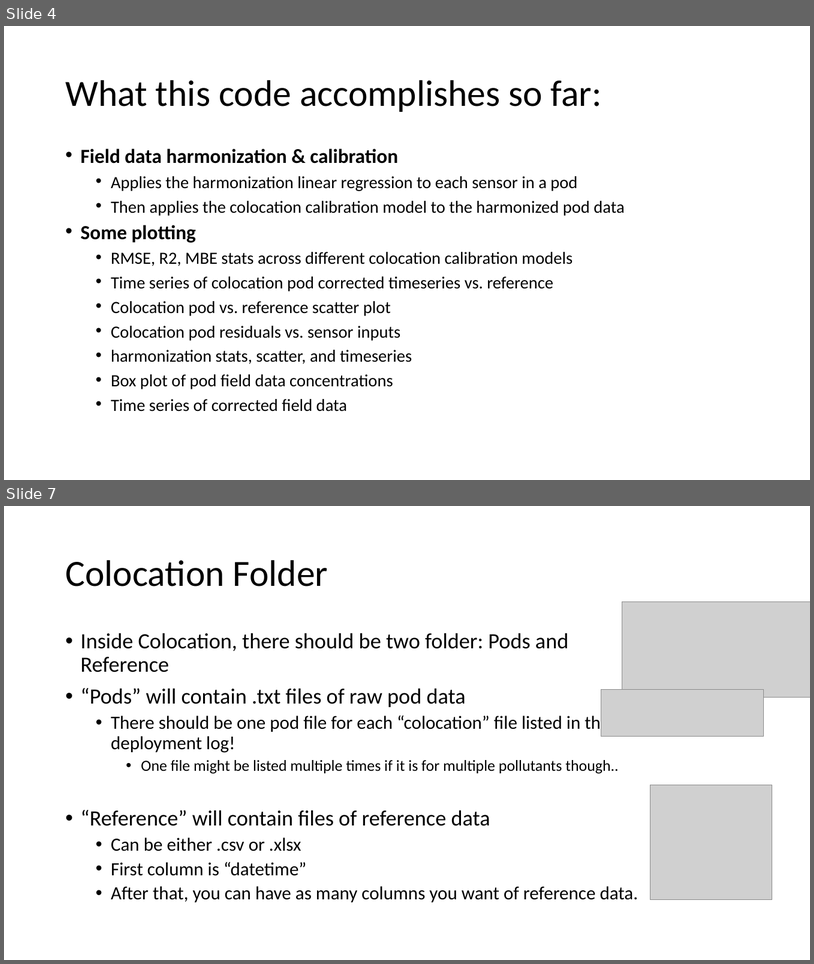
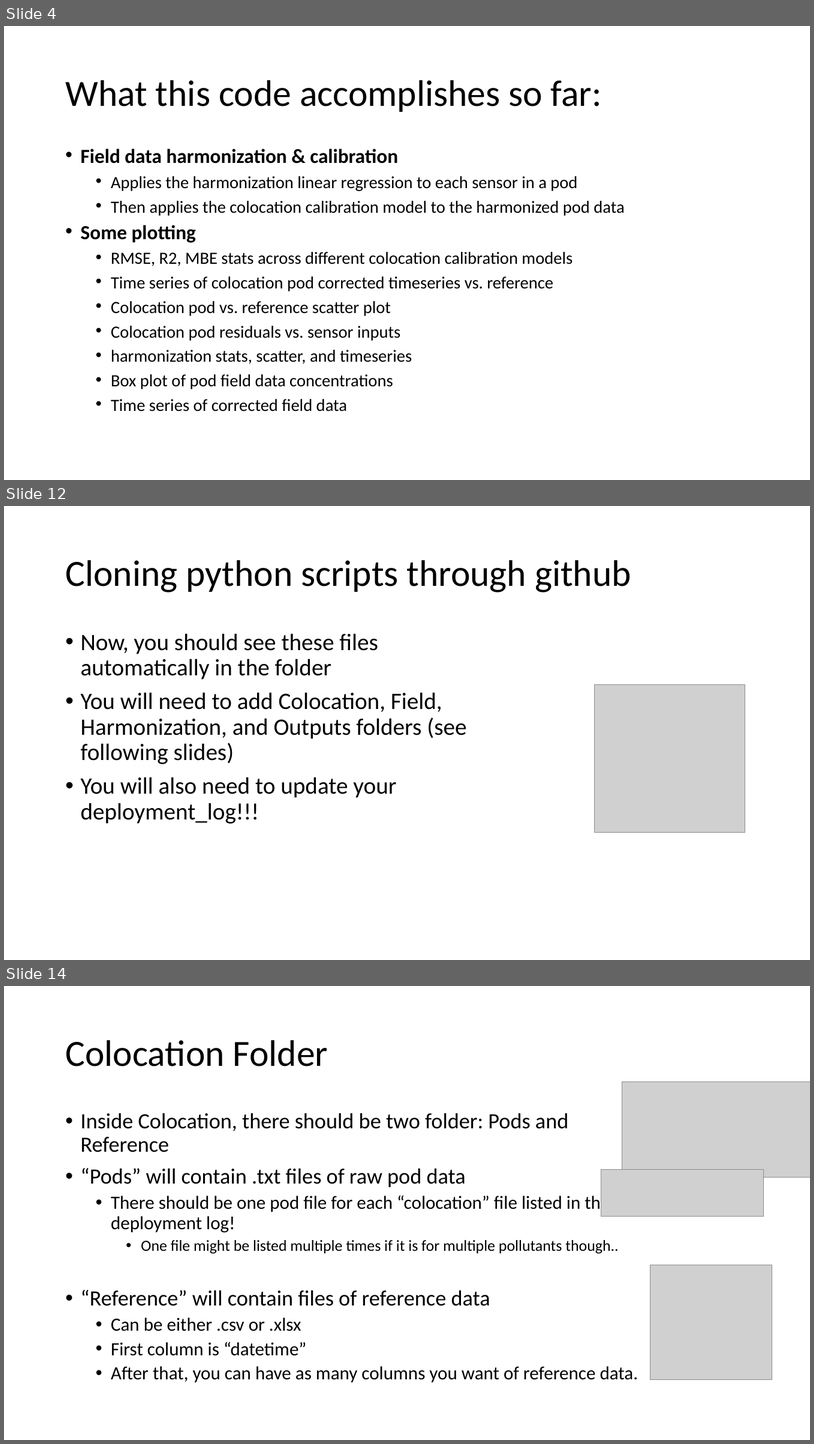
Before and after one commit to cafr1977/MPC_python, a slide deck: Python MPC.pptx. Shown one above the other, each under a label of ours: slides 4 and 7 before the commit, slides 4, 12 and 14 after it; the slides between them are not shown. The pictures are 814x964 and 814x1444 pixels, drawn with LibreOffice and Linux fonts; fonts in the diff are those of the drawing; grey boxes stand for pictures. Boxes give left, top, right and bottom in pixels: in the first picture for what was removed or moved away, otherwise in the second. Text is boxed around its words. In the diff, an @@ line names an element or a change of style, - is before the commit and + after.

```diff
--- a/Python MPC.pptx
+++ b/Python MPC.pptx
@@ slide 12 added at <box>4,506,810,960</box>, background #FFFFFF @@
@@ title added at <box>65,560,632,592</box>, 44 pt, text #000000 @@
+Cloning python scripts through github
@@ text added at <box>81,633,467,823</box>, 28 pt, text #000000 @@
+• Now, you should see these files automatically in the folder
+• You will need to add Colocation, Field, Harmonization, and Outputs folders (see following slides)
+• You will also need to update your deployment_log!!!
@@ picture added at <box>595,684,746,832</box> @@
@@ what was slide 7 is now slide 14 @@
```
Also in this commit, not shown: 8 slides changed, 6 other slides added, 3 other files.
